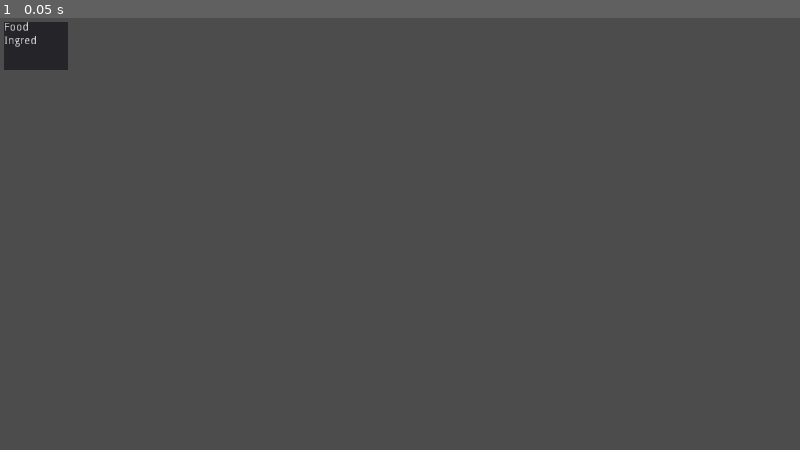
Above: before the commit, frame 1.
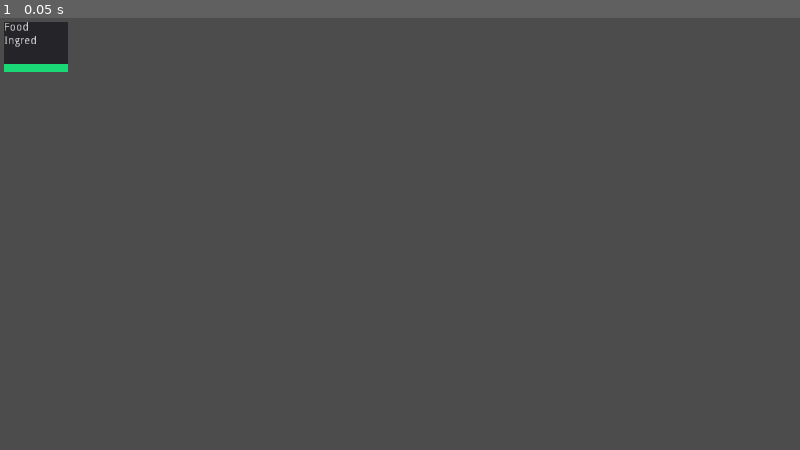
Above: after the commit, the same moment.

Repository: stewchan/kitchen
Game: Godot game, scene res://kitchen/servery/order/Order.tscn
The game is run twice, just before and just after one commit, with the same random seed, the same clock (stepped at 60 frames per second) and the same inputs. This scene is started directly instead of the project's main scene.
Inputs:
- Up to frame 1 (0.05 s): no input

The runs differ from the first frame. In frame 1, 0.1% of the frame differs, in the area x 0-9%, y 10-13%.
Error in both runs: Invalid get index '3' (on base: 'Array'). (res://autoload/Network.gd:18)

Commit message:
Add expiry to orders

Diff:
--- a/kitchen/pickable/CuttingBoard.gd
+++ b/kitchen/pickable/CuttingBoard.gd
@@ -15,10 +15,11 @@
 
 
 func release() -> void:
-	current_ingred.enable()
-	G.reparent_to_world(current_ingred, current_ingred.global_position)
-	drop()
-	current_ingred = null
+	if current_ingred:
+		current_ingred.enable()
+		G.reparent_to_world(current_ingred, current_ingred.global_position)
+		drop()
+		current_ingred = null
 
 
 func action() -> void:
--- a/kitchen/pickable/ingredient/Ingredient.gd
+++ b/kitchen/pickable/ingredient/Ingredient.gd
@@ -62,6 +62,9 @@
 	input_pickable = true
 
 
+func trash() -> void:
+	queue_free()
+
 
 func same_as(other: Ingredient) -> bool:
 	return get_name() == other.get_name()
--- a/kitchen/pickable/plate/Plate.gd
+++ b/kitchen/pickable/plate/Plate.gd
@@ -26,6 +26,13 @@
 	ingredient.rotation = rotation
 
 
+func trash():
+	if ingredients.get_children():
+		for ingred in ingredients.get_children():
+			ingredients.remove_child(ingred)
+			ingred.queue_free()
+
+
 func _on_Hitbox_body_entered(ingredient: Ingredient) -> void:
 	if ingredient.is_prepped:
 		capture(ingredient)
--- a/kitchen/servery/Servery.gd
+++ b/kitchen/servery/Servery.gd
@@ -1,4 +1,4 @@
-extends Node2D
+extends Area2D
 
 signal served(dish)
 
--- a/kitchen/servery/order/Order.gd
+++ b/kitchen/servery/order/Order.gd
@@ -2,12 +2,26 @@
 class_name Order
 
 
+signal order_expired(order)
+
+
 var dish: Dish setget set_dish, get_dish
-
 var DishScene = preload("res://kitchen/servery/dish/Dish.tscn")
 
 onready var order_label = $V/OrderLabel
 onready var ingredients_label = $V/IngredientsLabel
+onready var expire_timer = $ExpireTimer
+onready var expire_progress = $V/ExpireProgress
+
+
+func _ready() -> void:
+	expire_progress.max_value = expire_timer.wait_time
+	expire_progress.value = expire_progress.max_value
+	expire_timer.start()
+
+
+func _process(delta: float) -> void:
+	expire_progress.value = expire_timer.time_left
 
 
 func is_empty() -> bool:
@@ -28,3 +42,8 @@
 
 func get_dish() -> Dish:
 	return dish
+
+
+func _on_LifetimeTimer_timeout() -> void:
+	emit_signal("order_expired", self)
+	queue_free()
--- a/kitchen/servery/order/Order.tscn
+++ b/kitchen/servery/order/Order.tscn
@@ -1,5 +1,7 @@
-[gd_scene load_steps=2 format=2]
+[gd_scene load_steps=4 format=2]
 
+[ext_resource path="res://addons/kenney_prototype_textures/green/texture_06.png" type="Texture" id=1]
+[ext_resource path="res://addons/kenney_prototype_textures/dark/texture_09.png" type="Texture" id=2]
 [ext_resource path="res://kitchen/servery/order/Order.gd" type="Script" id=3]
 
 [node name="Order" type="Panel"]
@@ -16,12 +18,29 @@
 margin_bottom = 49.0
 
 [node name="OrderLabel" type="Label" parent="V"]
-margin_right = 48.0
+margin_right = 80.0
 margin_bottom = 31.0
 text = "Food
 Ingred"
 
 [node name="IngredientsLabel" type="Label" parent="V"]
 margin_top = 35.0
-margin_right = 48.0
+margin_right = 80.0
 margin_bottom = 49.0
+size_flags_vertical = 1
+
+[node name="ExpireProgress" type="TextureProgress" parent="V"]
+margin_top = 53.0
+margin_right = 80.0
+margin_bottom = 63.0
+rect_min_size = Vector2( 80, 10 )
+value = 100.0
+texture_under = ExtResource( 2 )
+texture_progress = ExtResource( 1 )
+nine_patch_stretch = true
+
+[node name="ExpireTimer" type="Timer" parent="."]
+wait_time = 22.0
+one_shot = true
+
+[connection signal="timeout" from="ExpireTimer" to="." method="_on_LifetimeTimer_timeout"]
--- /dev/null
+++ b/kitchen/trash/Trash.gd
@@ -0,0 +1,6 @@
+extends Area2D
+
+
+func _on_Trash_body_entered(body: Node) -> void:
+	if body is Pickable and body.has_method("trash"):
+		body.trash()
--- /dev/null
+++ b/kitchen/trash/Trash.tscn
@@ -0,0 +1,21 @@
+[gd_scene load_steps=4 format=2]
+
+[ext_resource path="res://addons/kenney_prototype_textures/dark/texture_06.png" type="Texture" id=1]
+[ext_resource path="res://kitchen/trash/Trash.gd" type="Script" id=2]
+
+[sub_resource type="RectangleShape2D" id=1]
+extents = Vector2( 38, 40 )
+
+[node name="Trash" type="Area2D"]
+collision_mask = 6
+script = ExtResource( 2 )
+
+[node name="Sprite" type="Sprite" parent="."]
+scale = Vector2( 0.1, 0.1 )
+texture = ExtResource( 1 )
+
+[node name="CollisionShape2D" type="CollisionShape2D" parent="."]
+position = Vector2( 1, -1 )
+shape = SubResource( 1 )
+
+[connection signal="body_entered" from="." to="." method="_on_Trash_body_entered"]
--- a/world/World.tscn
+++ b/world/World.tscn
@@ -1,10 +1,11 @@
-[gd_scene load_steps=8 format=2]
+[gd_scene load_steps=9 format=2]
 
 [ext_resource path="res://world/World.gd" type="Script" id=1]
 [ext_resource path="res://kitchen/portal/Portal.tscn" type="PackedScene" id=2]
 [ext_resource path="res://addons/kenney_prototype_textures/dark/texture_01.png" type="Texture" id=3]
 [ext_resource path="res://ui/HUD.tscn" type="PackedScene" id=4]
 [ext_resource path="res://kitchen/servery/Servery.tscn" type="PackedScene" id=5]
+[ext_resource path="res://kitchen/trash/Trash.tscn" type="PackedScene" id=6]
 
 [sub_resource type="ConvexPolygonShape2D" id=2]
 points = PoolVector2Array( 0, 0, 64, 0, 64, 64, 0, 64 )
@@ -62,6 +63,9 @@
 format = 1
 tile_data = PoolIntArray( -1, 2, 0, -65536, 2, 0, -65535, 2, 0, -65534, 2, 0, -65533, 2, 0, -65532, 2, 0, -65531, 2, 0, …(653 unchanged characters)…
 
+[node name="Trash" parent="." instance=ExtResource( 6 )]
+position = Vector2( 964, 245 )
+
 [connection signal="order_added" from="." to="HUD" method="_on_World_order_added"]
 [connection signal="order_removed" from="." to="HUD" method="_on_World_order_removed"]
 [connection signal="score_changed" from="." to="HUD" method="_on_World_score_changed"]
